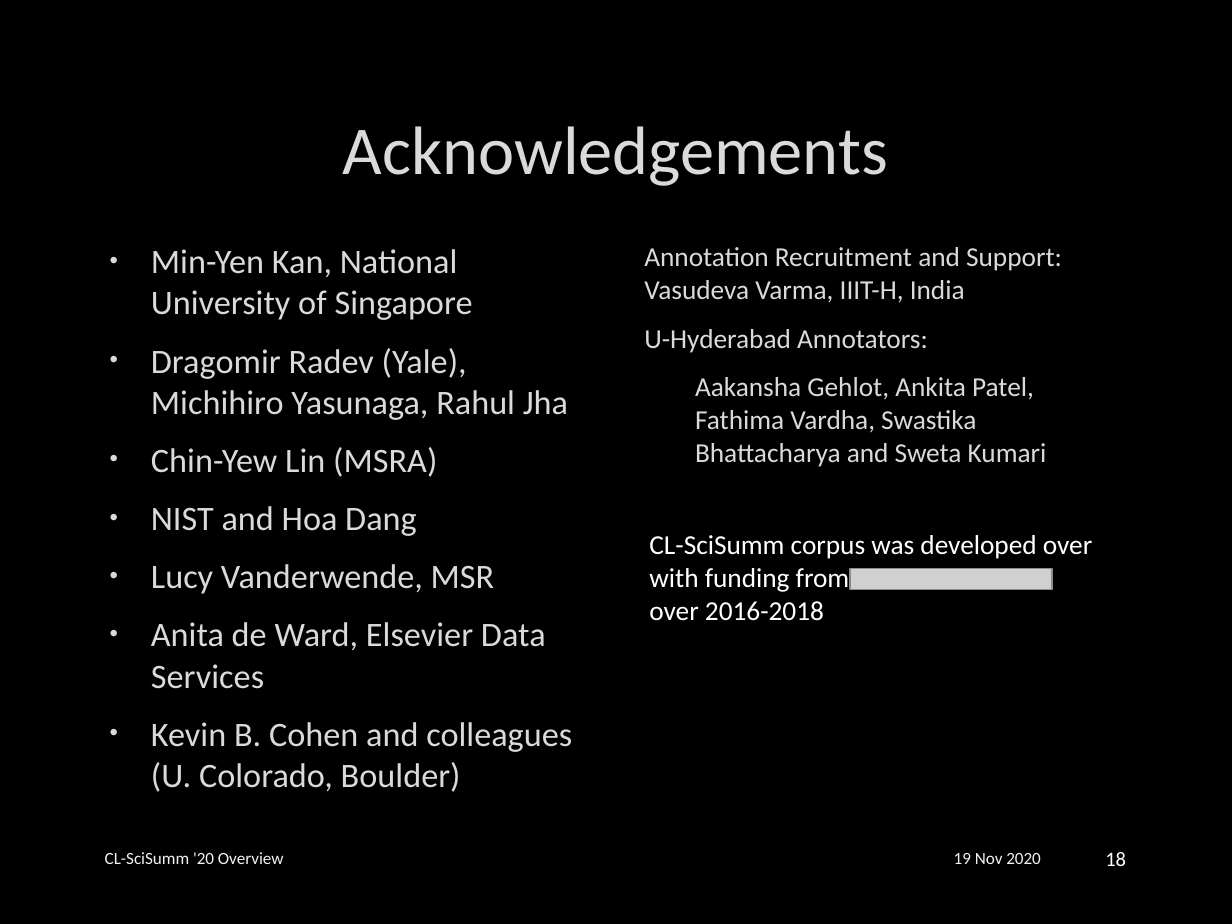
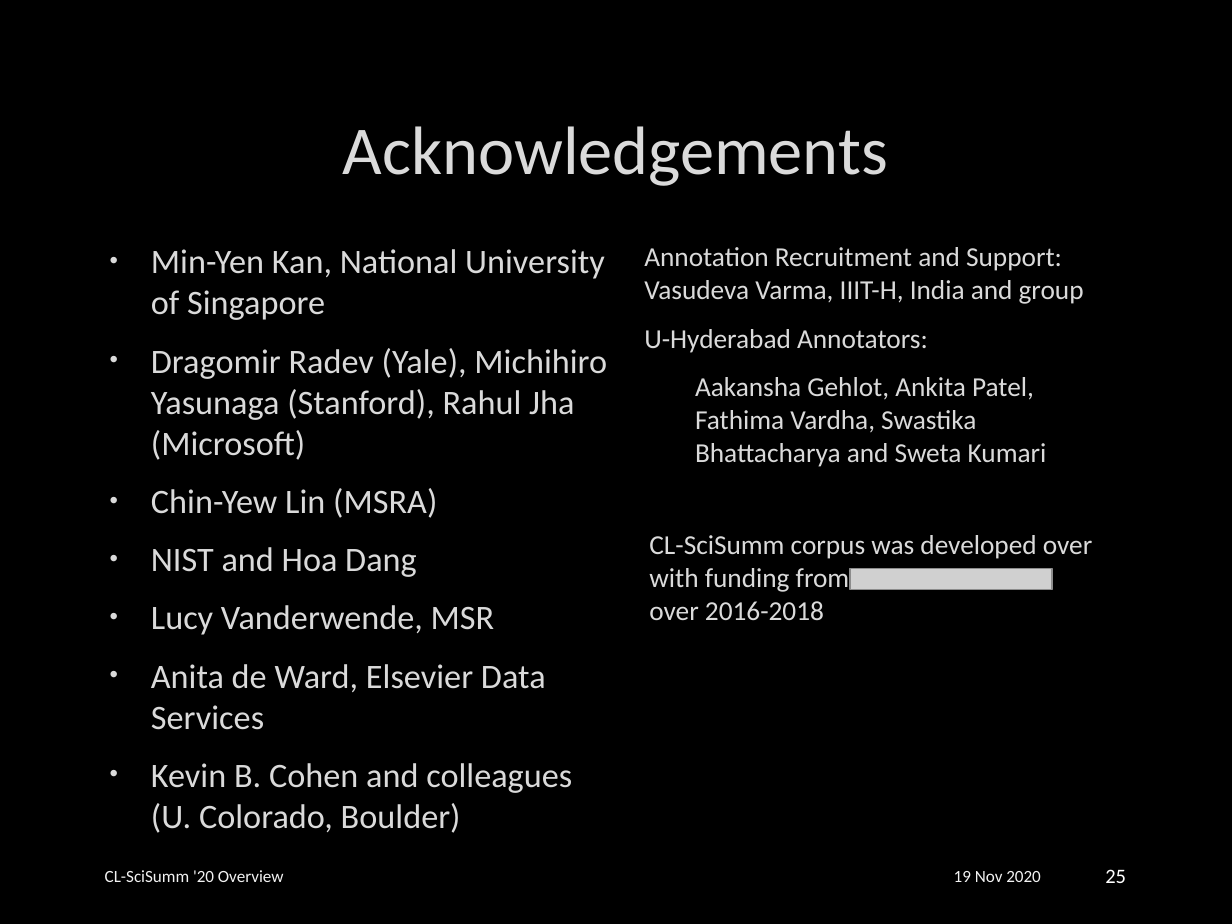
Before and after one commit to WING-NUS/scisumm-corpus, a slide deck: slide 25 of publications/CL-SciSumm2020/CL-SciSumm2020_slidedeck.pptx (slide 18 before the commit). Drawn at 1232x924 pixels with LibreOffice and Linux fonts; fonts in the diff are those of the drawing; grey boxes stand for pictures; background and template pictures are left out. Boxes give left, top, right and bottom in pixels: in the first picture for what was removed or moved away, otherwise in the second. Text is boxed around its words. In the diff, an @@ line names an element or a change of style, - is before the commit and + after.

```diff
--- a/publications/CL-SciSumm2020/CL-SciSumm2020_slidedeck.pptx
+++ b/publications/CL-SciSumm2020/CL-SciSumm2020_slidedeck.pptx
@@ text at (x1=644, y1=247, x2=1084, y2=304): text changed @@
-Annotation Recruitment and Support: Vasudeva Varma, IIIT-H, India
+Annotation Recruitment and Support: Vasudeva Varma, IIIT-H, India and group
@@ text at (x1=151, y1=348, x2=607, y2=460): text changed @@
-• Dragomir Radev (Yale), Michihiro Yasunaga, Rahul Jha
+• Dragomir Radev (Yale), Michihiro Yasunaga (Stanford), Rahul Jha (Microsoft)
@@ text "CL-SciSumm corpus was developed over ..." at (x1=649, y1=535, x2=1092, y2=620): text colour #FFFFFF to #DADADA @@
@@ text "CL-SciSumm '20 Overview" moved from (x1=105, y1=852, x2=284, y2=864) to (x1=105, y1=870, x2=284, y2=882) @@
@@ text "19 Nov 2020" moved from (x1=954, y1=853, x2=1041, y2=864) to (x1=954, y1=871, x2=1041, y2=882) @@
@@ page number at (x1=1105, y1=869, x2=1126, y2=883): text changed @@
-18
+25
```
Also in this commit, not shown: 16 other slides changed, 6 slides added.
